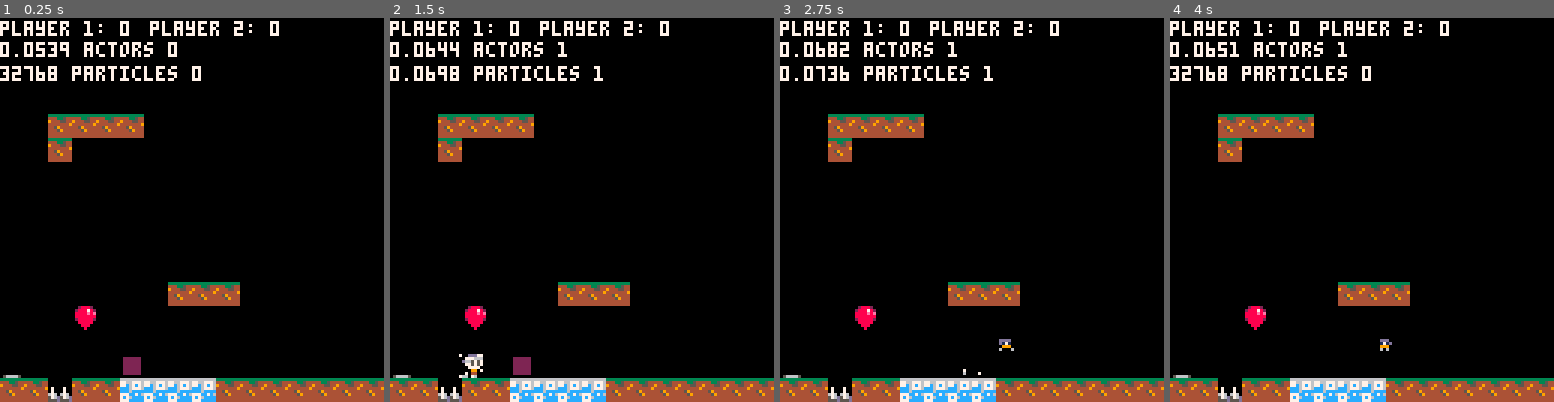
Above: before the commit, frames 1-4 (left to right).
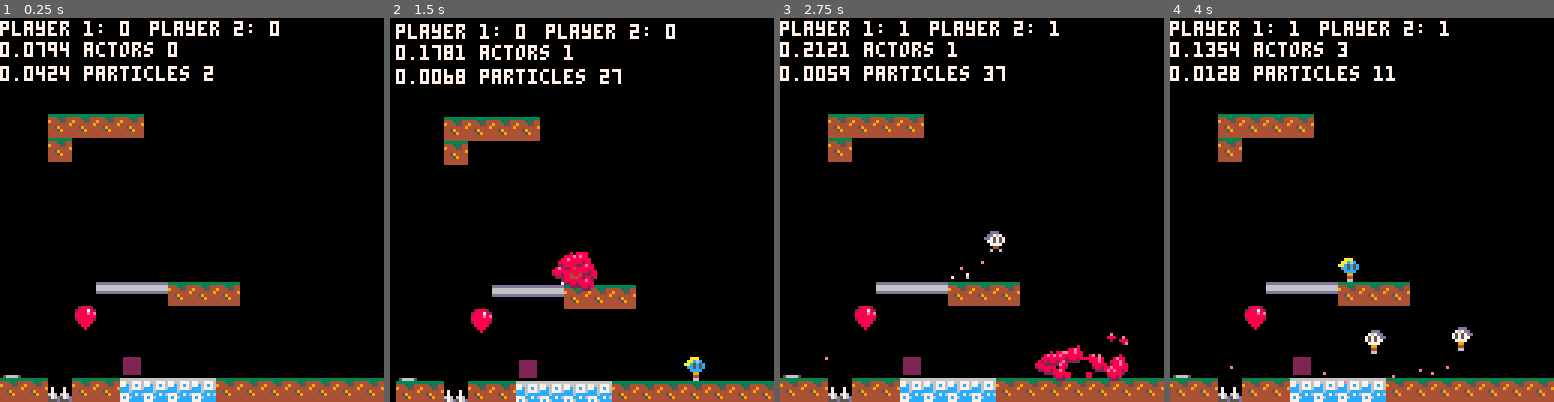
Above: after the commit, the same moments.

Repository: wesen/carts
Game: PICO-8 cartridge games/bump/bump.p8
Same seed, same stepped clock (60 frames per second), same inputs: the game is played once before the commit and once after it.
Inputs:
- Up to frame 1 (0.25 s): no input
- Up to frame 2 (1.5 s): tap X (X key) at 0.33, 1.07 s; tap O (Z key) at 0.7 s
- Up to frame 3 (2.75 s): hold Right 1.6-2.1 s; tap O (Z key) at 1.7, 2.1, 2.5 s; tap X (X key) at 1.85 s; hold Up 2.15-2.42 s; hold Right from 2.47 s (still down)
- Up to frame 4 (4 s): tap O (Z key) at 2.9, 3.3, 3.7 s; tap X (X key) at 2.97 s; release Right at 3.03 s; hold Left 3.08-3.58 s; hold Down 3.63-3.97 s

The runs differ from the first frame. In frame 1, 1.3% of the frame differs, in the area x 0-56%, y 6-72%; in frame 2, 11%, in the area x 0-100%, y 0-100%; in frame 3, 2.7%; in frame 4, 2.6%.

Commit message:
Refine movement collision checks and add environments

Diff:
--- a/games/bump/actors.lua
+++ b/games/bump/actors.lua
@@ -37,15 +37,19 @@
   while abs(amount)>0 do
    local step=amount
    if (abs(amount)>1) step=sign(amount)
-   amount-=step
 
-   -- bbox needs to be updated here
    local solid=self:is_solid_at(step,0)
    local actor=self:is_actor_at(step,0)
+
    if solid or actor then
-    self.spd_x=0
-    break
+    if abs(step)<0.1 then
+     self.spd_x=0
+     break
+    else
+     amount/=2
+    end
    else
+    amount-=step
     self.x+=step
     self.aax+=step
     self.bbx+=step
@@ -64,20 +68,23 @@
   while abs(amount)>0 do
    local step=amount
    if (abs(amount)>1) step=sign(amount)
-   amount-=step
 
    local solid=self:is_solid_at(0,step)
    local actor=self:is_actor_at(0,step)
 
    if solid or actor then
-    self.spd_y=0
-    break
+    if abs(step)<0.1 then
+     self.spd_y=0
+     break
+    else
+     amount/=2
+    end
    else
+    amount-=step
     self.y+=step
     self.aay+=step
     self.bby+=step
    end
-
   end
  else
   self.y+=amount
@@ -87,7 +94,11 @@
 end
 
 function cls_actor:is_solid_at(x,y)
- return solid_at(self:bbox(x,y))
+ if (solid_at(self:bbox(x,y))) return true,nil
+ for e in all(environments) do
+  if (e:collides_with(self,x,y)) return true,e
+ end
+ return false,nil
 end
 
 function cls_actor:is_actor_at(x,y)
--- a/games/bump/bump.lua
+++ b/games/bump/bump.lua
@@ -30,6 +30,7 @@
 --#include mine
 --#include bomb
 --#include balloon
+--#include vanishing-platform
 
 -- x split into actors / particles / interactables
 -- x gravity
--- a/games/bump/bump.p8
+++ b/games/bump/bump.p8
@@ -45,6 +45,7 @@
 actors={}
 particles={}
 interactables={}
+environments={}
 static_objects={}
 tiles={}
 crs={}
@@ -484,15 +485,19 @@
   while abs(amount)>0 do
    local step=amount
    if (abs(amount)>1) step=sign(amount)
-   amount-=step
-
-   -- bbox needs to be updated here
+
    local solid=self:is_solid_at(step,0)
    local actor=self:is_actor_at(step,0)
+
    if solid or actor then
-    self.spd_x=0
-    break
+    if abs(step)<0.1 then
+     self.spd_x=0
+     break
+    else
+     amount/=2
+    end
    else
+    amount-=step
     self.x+=step
     self.aax+=step
     self.bbx+=step
@@ -511,20 +516,23 @@
   while abs(amount)>0 do
    local step=amount
    if (abs(amount)>1) step=sign(amount)
-   amount-=step
 
    local solid=self:is_solid_at(0,step)
    local actor=self:is_actor_at(0,step)
 
    if solid or actor then
-    self.spd_y=0
-    break
+    if abs(step)<0.1 then
+     self.spd_y=0
+     break
+    else
+     amount/=2
+    end
    else
+    amount-=step
     self.y+=step
     self.aay+=step
     self.bby+=step
    end
-
   end
  else
   self.y+=amount
@@ -534,7 +542,11 @@
 end
 
 function cls_actor:is_solid_at(x,y)
- return solid_at(self:bbox(x,y))
+ if (solid_at(self:bbox(x,y))) return true,nil
+ for e in all(environments) do
+  if (e:collides_with(self,x,y)) return true,e
+ end
+ return false,nil
 end
 
 function cls_actor:is_actor_at(x,y)
@@ -928,8 +940,7 @@
  end
 
  local ground_bbox=self:bbox(0,1)
- self.on_ground=solid_at(ground_bbox)
- local on_actor=self:is_actor_at(input,0)
+ self.on_ground=self:is_solid_at(0,1)
  local on_ice=ice_at(ground_bbox)
 
  if self.on_ground then
@@ -1498,6 +1509,31 @@
  if not self.is_released then
   line(self.player.x+4,self.player.y,self.x+4,self.y+7,7)
  end
+end
+
+spr_vanishing_platform=96
+
+cls_vanishing_platform=class(function(self,pos)
+ printh("Create vanishing platform")
+ self.x=pos.x
+ self.y=pos.y
+ self.aax=pos.x
+ self.aay=pos.y+0.5
+ self.bbx=self.aax+8
+ self.bby=self.aay+3.5
+ add(environments,self)
+end)
+tiles[spr_vanishing_platform]=cls_vanishing_platform
+
+function cls_vanishing_platform:collides_with(o,x,y)
+ return do_bboxes_collide_offset(o,self,x,y)
+end
+
+function cls_vanishing_platform:draw()
+ spr(spr_vanishing_platform,self.x,self.y)
+end
+
+function cls_vanishing_platform:update()
 end
 
 
@@ -1593,6 +1629,8 @@
 
 function _init()
  room=cls_room.init(v2(32,0),v2(16,16))
+ room:spawn_player(p1_input)
+ room:spawn_player(p2_input)
 end
 
 function _draw()
@@ -1602,6 +1640,9 @@
  camera(camera_shake.x,camera_shake.y)
  room:draw()
  for a in all(interactables) do
+  a:draw()
+ end
+ for a in all(environments) do
   a:draw()
  end
  for a in all(static_objects) do
@@ -1636,6 +1677,9 @@
   a:update_bbox()
  end
  tick_crs()
+ foreach(environments, function(a)
+  a:update()
+ end)
  update_actors()
  foreach(particles, function(a)
   a:update()
@@ -1692,18 +1736,18 @@
 00000000000000000082200000888822000000000000000000000000000000000000000000000000000000000000000000000000000000000000000000000000
 00000000000000000000000000028200000000000000000000000000000000000000000000000000000000000000000000000000000000000000000000000000
 00000000000000000000000000000000000000000000000000000000000000000000000000000000000000000000000000000000000000000000000000000000
-dddddddd000000000000000000000000000000000000000000000000000000000000000000000000000000000000000000000000000000000000000000000000
-66666666000000000000000000000000000000000000000000000000000000000000000000000000000000000000000000000000000000000000000000000000
-66666666000000000000000000000000000000000000000000000000000000000000000000000000000000000000000000000000000000000000000000000000
-dddddddd000000000000000000000000000000000000000000000000000000000000000000000000000000000000000000000000000000000000000000000000
-55555555000000000000000000000000000000000000000000000000000000000000000000000000000000000000000000000000000000000000000000000000
-dddddddd000000000000000000000000000000000000000000000000000000000000000000000000000000000000000000000000000000000000000000000000
-dddddddd000000000000000000000000000000000000000000000000000000000000000000000000000000000000000000000000000000000000000000000000
-dddddddd000000000000000000000000000000000000000000000000000000000000000000000000000000000000000000000000000000000000000000000000
-dddddddd000000000000000000000000000000000000000000000000000000000000000000000000000000000000000000000000000000000000000000000000
-dddddddd000000000000000000000000000000000000000000000000000000000000000000000000000000000000000000000000000000000000000000000000
-dddddddd000000000000000000000000000000000000000000000000000000000000000000000000000000000000000000000000000000000000000000000000
-55555555000000000000000000000000000000000000000000000000000000000000000000000000000000000000000000000000000000000000000000000000
+00000000000000000000000000000000000000000000000000000000000000000000000000000000000000000000000000000000000000000000000000000000
+00000000000000000000000000000000000000000000000000000000000000000000000000000000000000000000000000000000000000000000000000000000
+00000000000000000000000000000000000000000000000000000000000000000000000000000000000000000000000000000000000000000000000000000000
+00000000000000000000000000000000000000000000000000000000000000000000000000000000000000000000000000000000000000000000000000000000
+ddddddddd0d0d0d00000000000000000000000000000000000000000000000000000000000000000000000000000000000000000000000000000000000000000
+66666666606060606060606000000000000000000000000000000000000000000000000000000000000000000000000000000000000000000000000000000000
+66666666606060600000000000000000000000000000000000000000000000000000000000000000000000000000000000000000000000000000000000000000
+ddddddddd0d0d0d0d0d0d0d000000000000000000000000000000000000000000000000000000000000000000000000000000000000000000000000000000000
+00000000000000000000000000000000000000000000000000000000000000000000000000000000000000000000000000000000000000000000000000000000
+00000000000000000000000000000000000000000000000000000000000000000000000000000000000000000000000000000000000000000000000000000000
+00000000000000000000000000000000000000000000000000000000000000000000000000000000000000000000000000000000000000000000000000000000
+00000000000000000000000000000000000000000000000000000000000000000000000000000000000000000000000000000000000000000000000000000000
 06666660066666600000000000000000000000000000000000000000000000000000000000000000000000000000000000000000000000000000000000000000
 66666666666666660000000000000000000000000000000000000000000000000000000000000000000000000000000000000000000000000000000000000000
 60000006600000060000000000000000000000000000000000000000000000000000000000000000000000000000000000000000000000000000000000000000
@@ -1843,7 +1887,7 @@
 
 
 __gff__
-0000000000000000000000000000000000000000000000000000000000000000000000000000000000000000000000000000000000000000000000000000000001030000000000000000000000000000000000000000000000000000000000000100000000000000000000000000000000000000000000000000000000000000
+0000000000000000000000000000000000000000000000000000000000000000000000000000000000000000000000000000000000000000000000000000000001030000000000000000000000000000000000000000000000000000000000000000000000000000000000000000000000000000000000000000000000000000
 0000000000000000000000000000000000000000000000000000000000000000000000000000000000000000000000000000000000000000000000000000000000000000000000000000000000000000000000000000000000000000000000000000000000000000000000000000000000000000000000000000000000000000
 __map__
 6060606060606060606060606060606000000000000000000000000000000000000000000000000000000000000000000000000000000000000000000000000000000000000000000000000000000000000000000000000000000000000000000000000000000000000000000000000000000000000000000000000000000000
@@ -1856,11 +1900,11 @@
 4000000000000000000000414040404000000000002801704200400000000000000000000000000000000000000000000000000000000000000000000000000000000000000000000000000000000000000000000000000000000000000000000000000000000000000000000000000000000000000000000000000000000000
 0000004040000000000000000000000000000000404141414100404040000000000000000000000000000000000000000000000000000000000000000000000000000000000000000000000000000000000000000000000000000000000000000000000000000000000000000000000000000000000000000000000000000000
 0000000000004141414040400000000040000000000000000000000000000100000000000000000000000000000000000000000000000000000000000000000000000000000000000000000000000000000000000000000000000000000000000000000000000000000000000000000000000000000000000000000000000000
-0042000000000000000000004100000040404000000000000042000000004040000000000000000000000000000000000000000000000000000000000000000000000000000000000000000000000000000000000000000000000000000000000000000000000000000000000000000000000000000000000000000000000000
-4040000000400001000100004100000000000000000000000140404000000040000000000000004040400000000000000000000000000000000000000000000000000000000000000000000000000000000000000000000000000000000000000000000000000000000000000000000000000000000000000000000000000000
+0042000000000000000000004100000040404000000000000042000000004040000000000000000100000000000000000000000000000000000000000000000000000000000000000000000000000000000000000000000000000000000000000000000000000000000000000000000000000000000000000000000000000000
+4040000000400001000100004100000000000000000000000140404000000040000000006060604040400000000000000000000000000000000000000000000000000000000000000000000000000000000000000000000000000000000000000000000000000000000000000000000000000000000000000000000000000000
 0000000000400040404000004100404000000000000040404040000000000000000000180000000000000000000000000000000000000000000000000000000000000000000000000000000000000000000000000000000000000000000000000000000000000000000000000000000000000000000000000000000000000000
 0000404000400000000000004100000000000000000000000000000000000000000000000000000000000000000000000000000000000000000000000000000000000000000000000000000000000000000000000000000000000000000000000000000000000000000000000000000000000000000000000000000000000000
-000000000040420000000000410000000070014500420000007100000001000042000001002e000000000000010000000000000000000000000000000000000000000000000000000000000000000000000000000000000000000000000000000000000000000000000000000000000000000000000000000000000000000000
+000000000040420000000000410000000070014500420000007100000001000042000000002e000000000000010000000000000000000000000000000000000000000000000000000000000000000000000000000000000000000000000000000000000000000000000000000000000000000000000000000000000000000000
 4444444444404044414141444044444041414141414141414140404040404040404044404041414141404040404040404000000000000000000000000000000000000000000000000000000000000000000000000000000000000000000000000000000000000000000000000000000000000000000000000000000000000000
 
 
--- a/games/bump/globals.lua
+++ b/games/bump/globals.lua
@@ -7,6 +7,7 @@
 actors={}
 particles={}
 interactables={}
+environments={}
 static_objects={}
 tiles={}
 crs={}
--- a/games/bump/main.lua
+++ b/games/bump/main.lua
@@ -1,5 +1,7 @@
 function _init()
  room=cls_room.init(v2(32,0),v2(16,16))
+ room:spawn_player(p1_input)
+ room:spawn_player(p2_input)
 end
 
 function _draw()
@@ -9,6 +11,9 @@
  camera(camera_shake.x,camera_shake.y)
  room:draw()
  for a in all(interactables) do
+  a:draw()
+ end
+ for a in all(environments) do
   a:draw()
  end
  for a in all(static_objects) do
@@ -43,6 +48,9 @@
   a:update_bbox()
  end
  tick_crs()
+ foreach(environments, function(a)
+  a:update()
+ end)
  update_actors()
  foreach(particles, function(a)
   a:update()
--- a/games/bump/player.lua
+++ b/games/bump/player.lua
@@ -142,8 +142,7 @@
  end
 
  local ground_bbox=self:bbox(0,1)
- self.on_ground=solid_at(ground_bbox)
- local on_actor=self:is_actor_at(input,0)
+ self.on_ground=self:is_solid_at(0,1)
  local on_ice=ice_at(ground_bbox)
 
  if self.on_ground then
--- /dev/null
+++ b/games/bump/vanishing-platform.lua
@@ -0,0 +1,24 @@
+spr_vanishing_platform=96
+
+cls_vanishing_platform=class(function(self,pos)
+ printh("Create vanishing platform")
+ self.x=pos.x
+ self.y=pos.y
+ self.aax=pos.x
+ self.aay=pos.y+0.5
+ self.bbx=self.aax+8
+ self.bby=self.aay+3.5
+ add(environments,self)
+end)
+tiles[spr_vanishing_platform]=cls_vanishing_platform
+
+function cls_vanishing_platform:collides_with(o,x,y)
+ return do_bboxes_collide_offset(o,self,x,y)
+end
+
+function cls_vanishing_platform:draw()
+ spr(spr_vanishing_platform,self.x,self.y)
+end
+
+function cls_vanishing_platform:update()
+end
